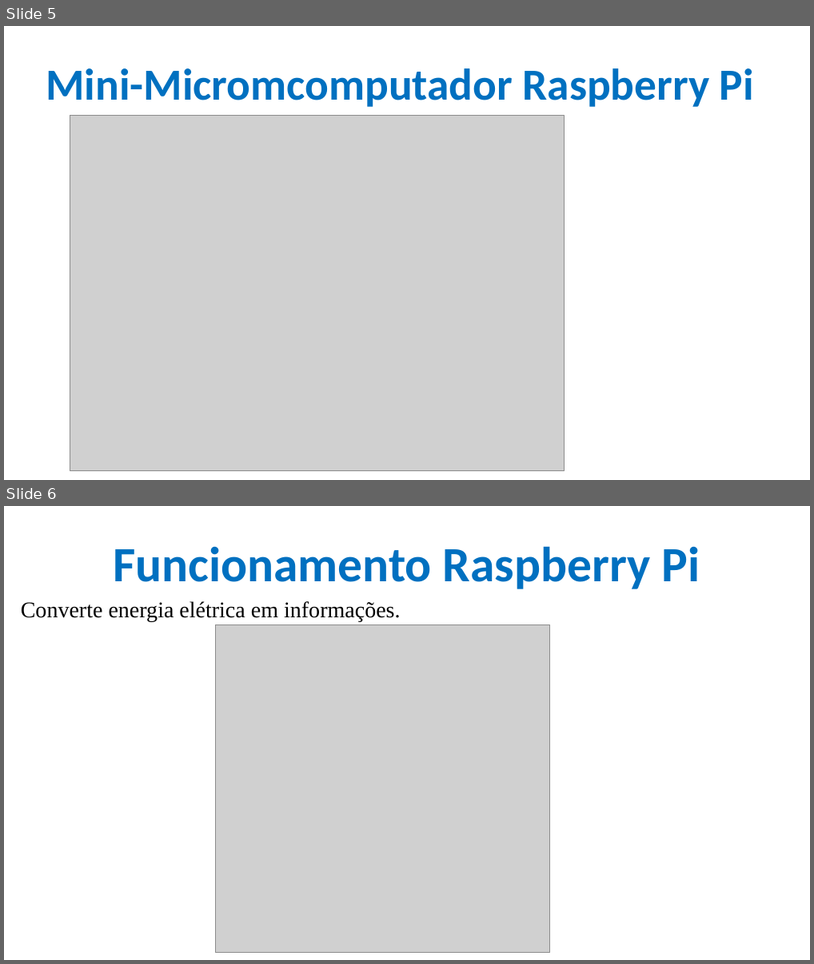
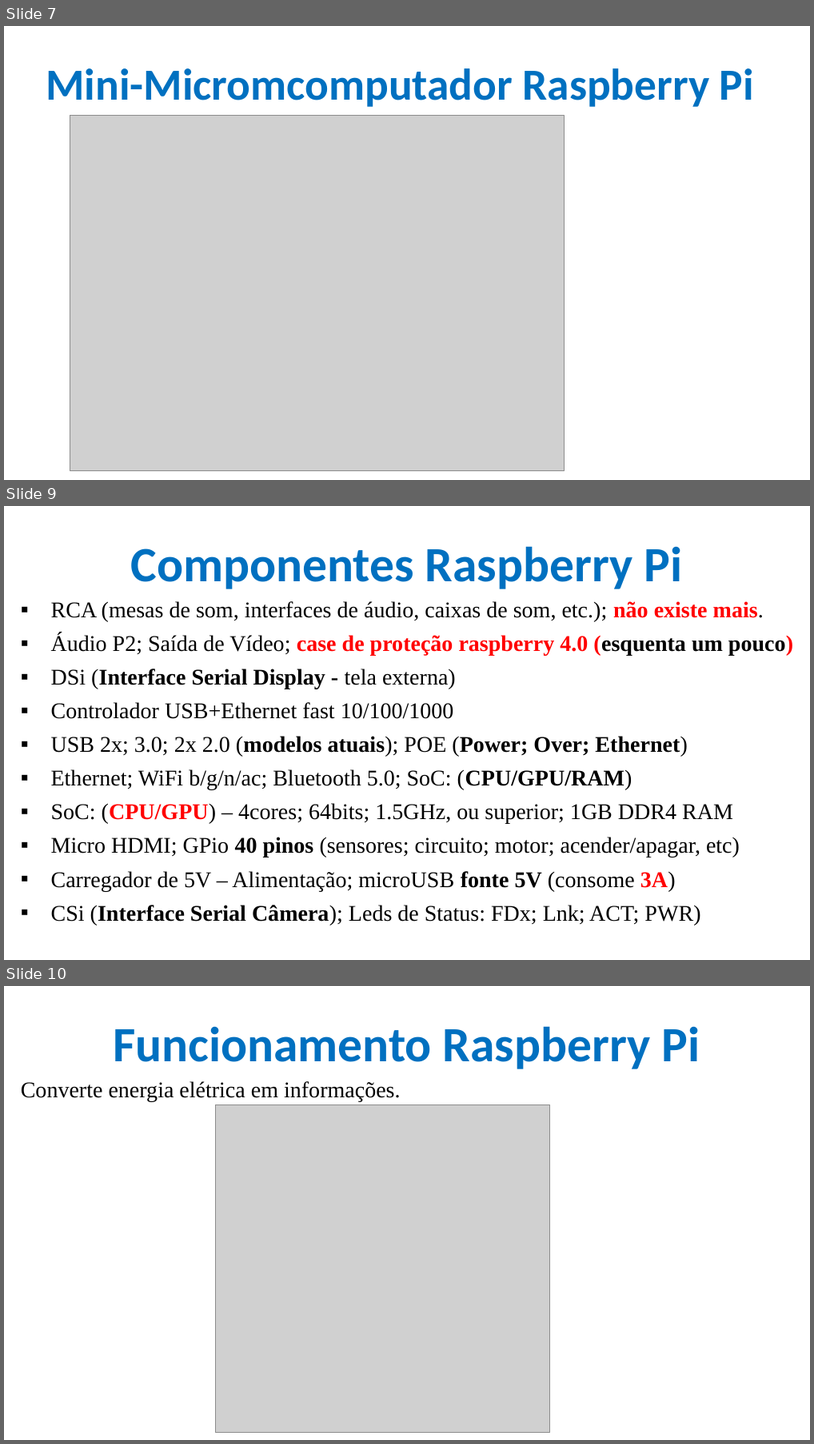
Before and after one commit to CloudEducationBrazil/WydenArea1ProgramacaoMicrocontroladores, a slide deck: 01 Classes/Aula 04 - Programação Microcontroladores - Arduíno Raspberry PI.pptx. Shown one above the other, each under a label of ours: slides 5 and 6 before the commit, slides 7, 9 and 10 after it; the slides between them are not shown. The pictures are 814x964 and 814x1444 pixels, drawn with LibreOffice and Linux fonts; fonts in the diff are those of the drawing; grey boxes stand for pictures; background and template pictures are left out. Boxes give left, top, right and bottom in pixels: in the first picture for what was removed or moved away, otherwise in the second. Text is boxed around its words. In the diff, an @@ line names an element or a change of style, - is before the commit and + after.

Commit message:
Aula 05 Microcontroladores 05042023

```diff
--- a/01 Classes/Aula 04 - Programação Microcontroladores - Arduíno Raspberry PI.pptx
+++ b/01 Classes/Aula 04 - Programação Microcontroladores - Arduíno Raspberry PI.pptx
@@ slide 9 added at [4, 506, 810, 960], background picture (left out) @@
@@ title added at [130, 546, 682, 589], 44 pt, text #0070C0, bold @@
+Componentes Raspberry Pi
@@ text added at [51, 601, 794, 924], 20 pt, text #000000 @@
+▪ RCA (mesas de som, interfaces de áudio, caixas de som, etc.); não existe mais.
+▪ Áudio P2; Saída de Vídeo; case de proteção raspberry 4.0 (esquenta um pouco)
+▪ DSi (Interface Serial Display - tela externa)
+▪ Controlador USB+Ethernet fast 10/100/1000
+▪ USB 2x; 3.0; 2x 2.0 (modelos atuais); POE (Power; Over; Ethernet)
+▪ Ethernet; WiFi b/g/n/ac; Bluetooth 5.0; SoC: (CPU/GPU/RAM)
+▪ SoC: (CPU/GPU) – 4cores; 64bits; 1.5GHz, ou superior; 1GB DDR4 RAM
+▪ Micro HDMI; GPio 40 pinos (sensores; circuito; motor; acender/apagar, etc)
+▪ Carregador de 5V – Alimentação; microUSB fonte 5V (consome 3A)
+▪ CSi (Interface Serial Câmera); Leds de Status: FDx; Lnk; ACT; PWR)
@@ what was slide 5 is now slide 7 @@
@@ what was slide 6 is now slide 10 @@
```
Also in this commit, not shown: 4 other slides added, 1 other file.
